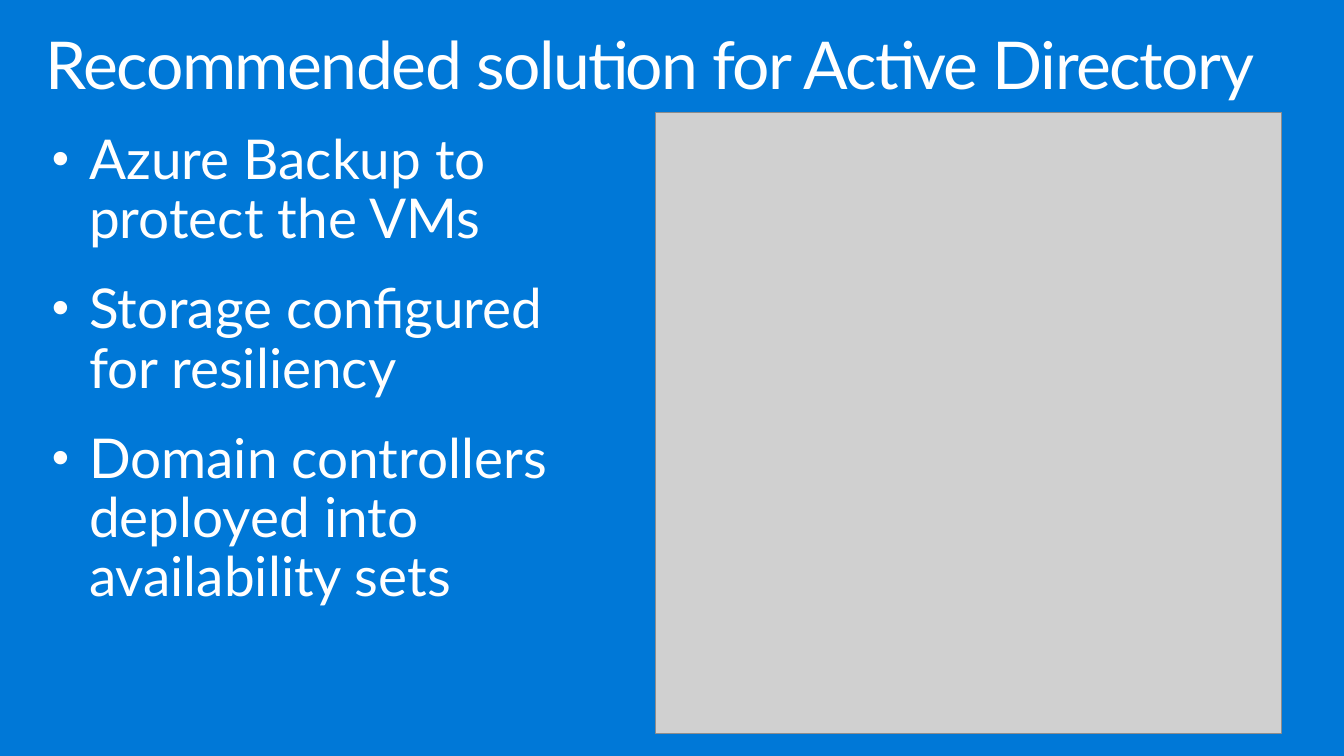
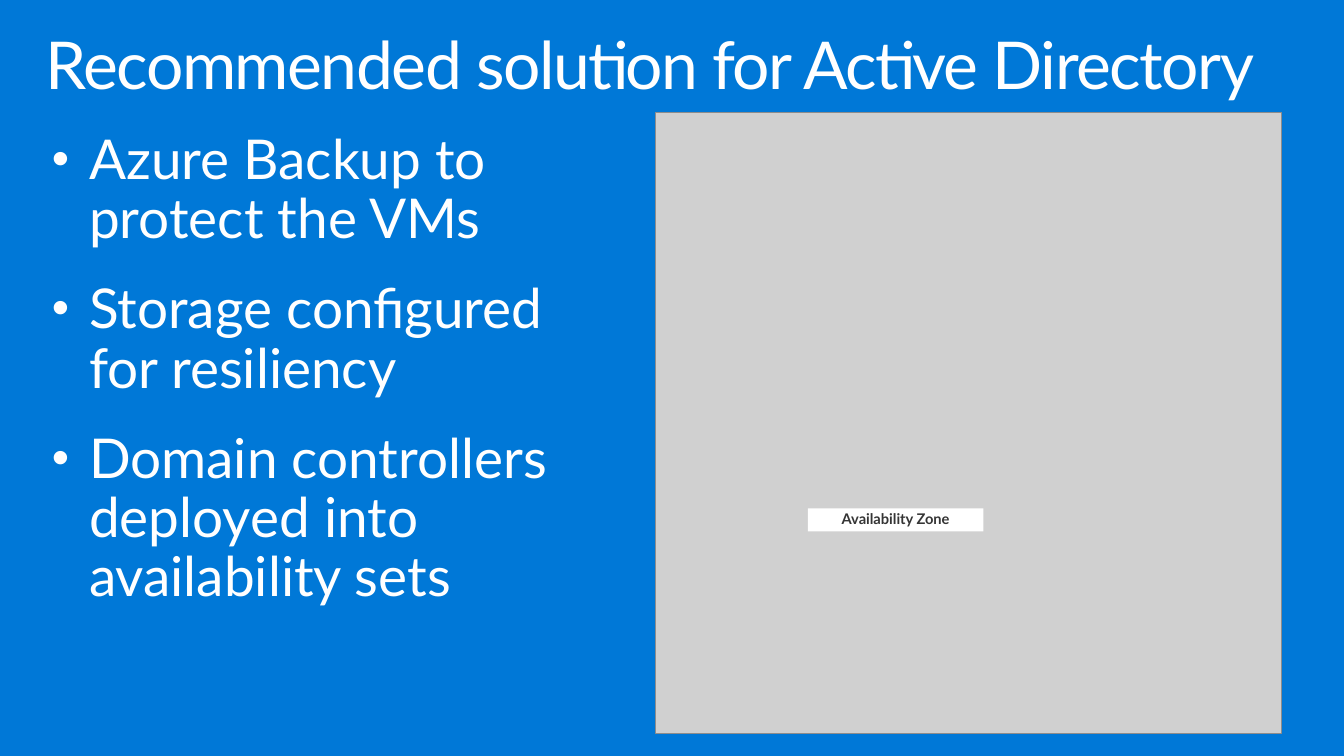
Before and after one commit to yungchou/contoso.insurance, a slide deck: slide 24 of Whiteboard design session/WDS trainer presentation - Building a resilient IaaS architecture.pptx. Drawn at 1344x756 pixels with LibreOffice and Linux fonts; fonts in the diff are those of the drawing; grey boxes stand for pictures. Boxes give left, top, right and bottom in pixels: in the first picture for what was removed or moved away, otherwise in the second. Text is boxed around its words. In the diff, an @@ line names an element or a change of style, - is before the commit and + after.

```diff
--- a/Whiteboard design session/WDS trainer presentation - Building a resilient IaaS architecture.pptx
+++ b/Whiteboard design session/WDS trainer presentation - Building a resilient IaaS architecture.pptx
@@ rectangle added at <box>808,508,983,531</box>, fill #FFFFFF, 10.5 pt, text #353535, bold @@
+Availability Zone
```
Also in this commit, not shown: 34 other files.
